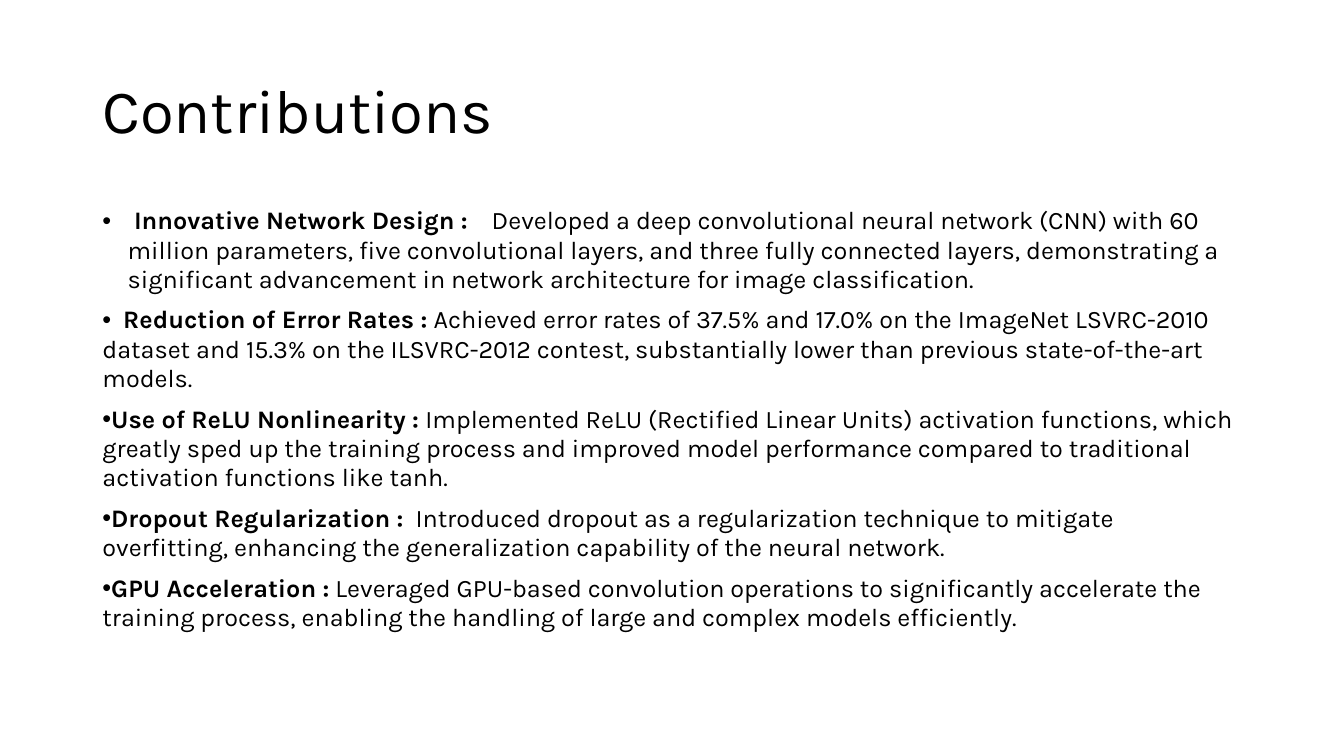
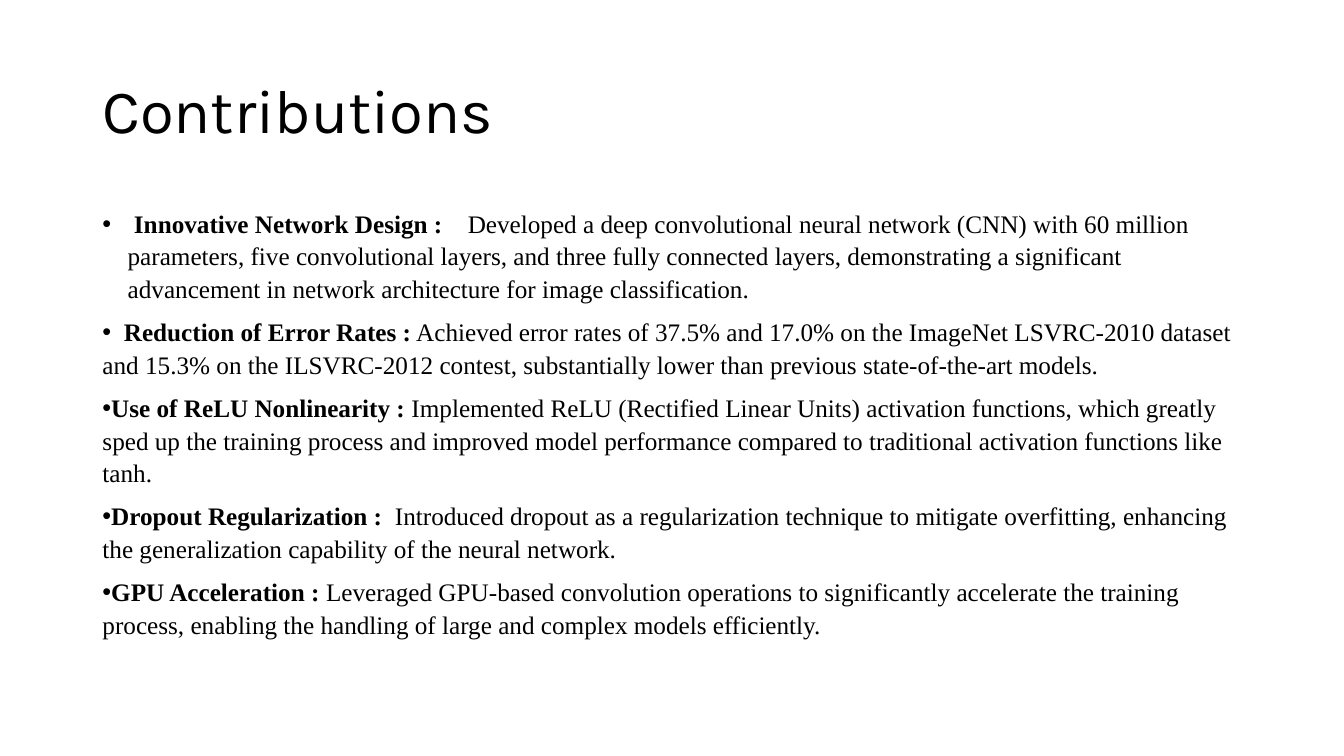
Before and after one commit to VeerendraAriga/NeuralNetwork, a slide deck: slide 9 of Journal/Veerendra ppt presentation neural networks.pptx. Drawn at 1344x756 pixels with LibreOffice and Linux fonts; fonts in the diff are those of the drawing. Boxes give left, top, right and bottom in pixels: in the first picture for what was removed or moved away, otherwise in the second. Text is boxed around its words. In the diff, an @@ line names an element or a change of style, - is before the commit and + after.

```diff
--- a/Journal/Veerendra ppt presentation neural networks.pptx
+++ b/Journal/Veerendra ppt presentation neural networks.pptx
@@ text "Innovative Network Design : Developed ..." at bbox=[102, 215, 1231, 640]: font Karla to Times New Roman; line spacing 0.97 to 1.07 @@
```
Also in this commit, not shown: 4 other slides changed.
